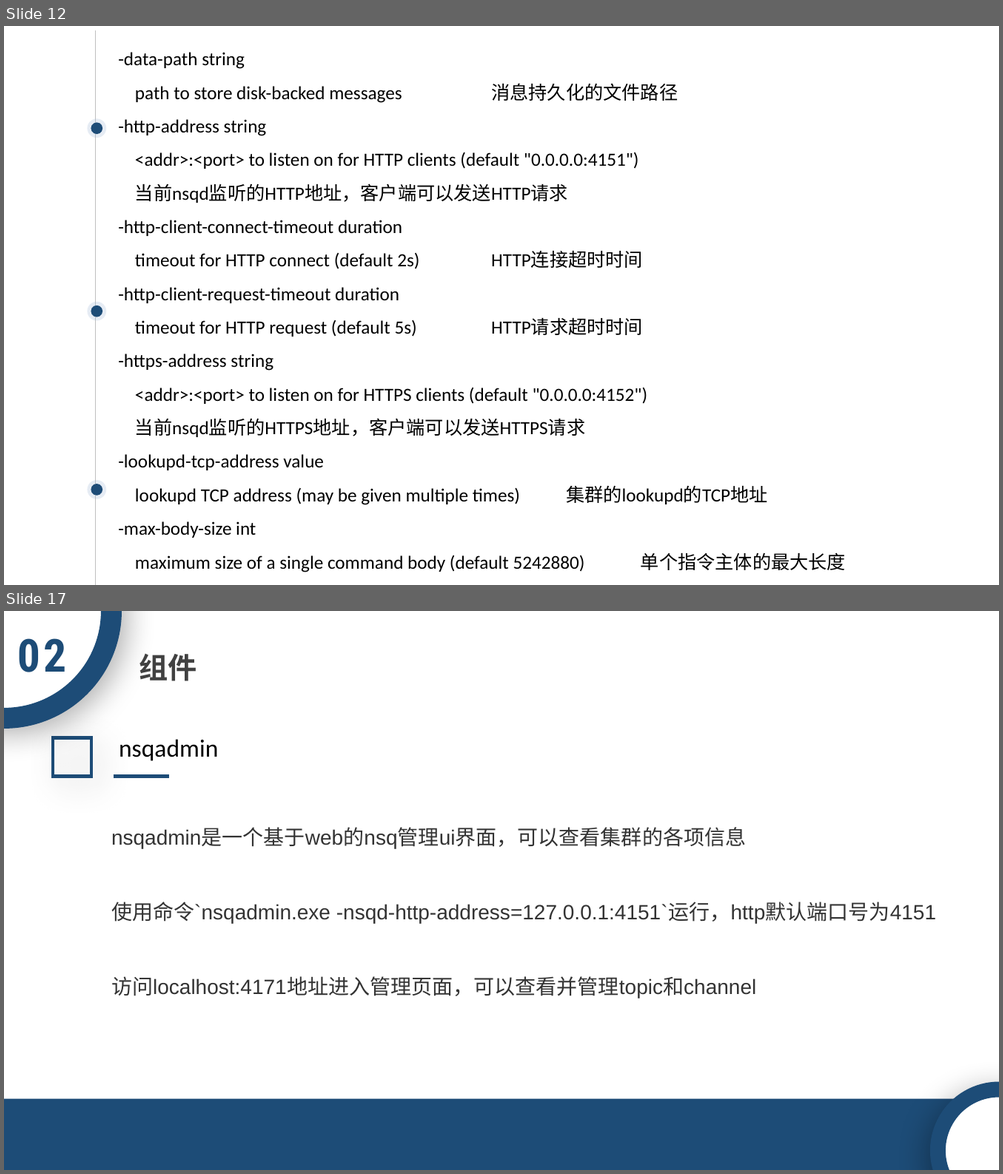
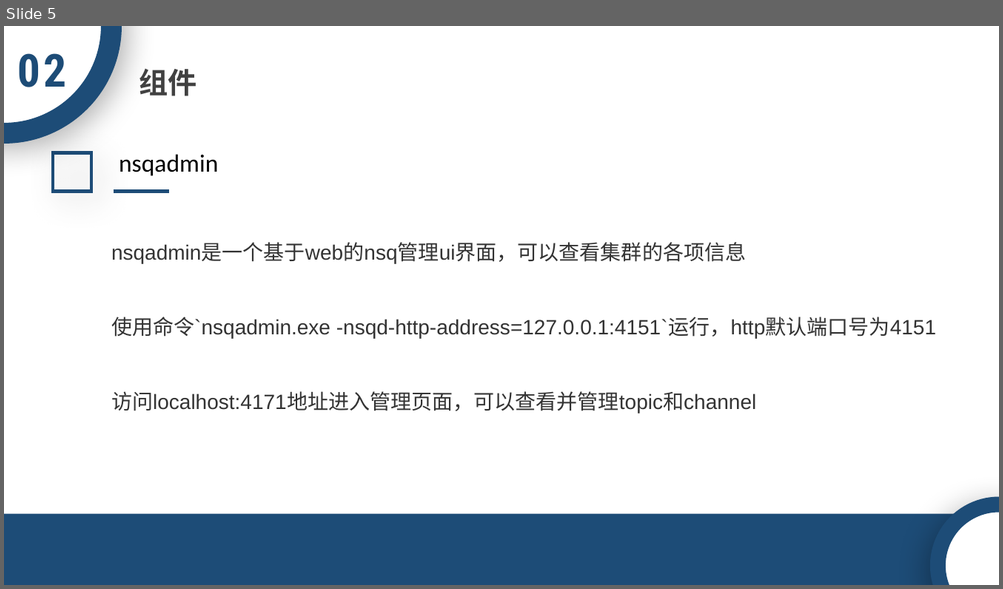
Before and after one commit to ACTSysGroup/Dev-Club, a slide deck: back-end/中间件/NSQ.pptx. Shown one above the other, each under a label of ours: slides 12 and 17 before the commit, slide 5 after it; the slides between them are not shown. The pictures are 1003x1174 and 1003x589 pixels, drawn with LibreOffice and Linux fonts; fonts in the diff are those of the drawing; background and template pictures are left out. Boxes give left, top, right and bottom in pixels: in the first picture for what was removed or moved away, otherwise in the second. Text is boxed around its words. In the diff, an @@ line names an element or a change of style, - is before the commit and + after.

```diff
--- a/back-end/中间件/NSQ.pptx
+++ b/back-end/中间件/NSQ.pptx
@@ slide 12 removed at [4,26,999,585], background picture (left out) @@
@@ line removed from (96, 30) to (96, 585) @@
@@ text removed at [118,52,845,573] @@
--data-path string
-path to store disk-backed messages 消息持久化的文件路径
--http-address string
-<addr>:<port> to listen on for HTTP clients (default "0.0.0.0:4151")
-当前nsqd监听的HTTP地址，客户端可以发送HTTP请求
--http-client-connect-timeout duration
-timeout for HTTP connect (default 2s) HTTP连接超时时间
--http-client-request-timeout duration
-timeout for HTTP request (default 5s) HTTP请求超时时间
--https-address string
-<addr>:<port> to listen on for HTTPS clients (default "0.0.0.0:4152")
-当前nsqd监听的HTTPS地址，客户端可以发送HTTPS请求
--lookupd-tcp-address value
-lookupd TCP address (may be given multiple times) 集群的lookupd的TCP地址
--max-body-size int
-maximum size of a single command body (default 5242880) 单个指令主体的最大长度
@@ ellipse removed at [88,118,107,138] @@
@@ ellipse removed at [91,122,103,134] @@
@@ ellipse removed at [88,302,107,321] @@
@@ ellipse removed at [91,306,103,318] @@
@@ ellipse removed at [88,480,107,500] @@
@@ ellipse removed at [91,484,103,496] @@
@@ what was slide 17 is now slide 5 @@
```
Also in this commit, not shown: 4 slides changed, 21 other slides removed, 1 other file.
